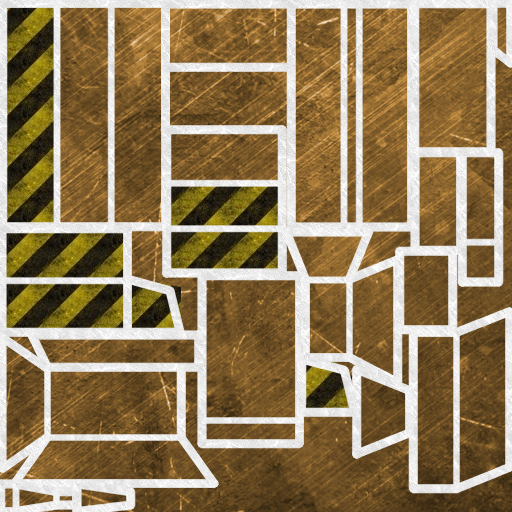
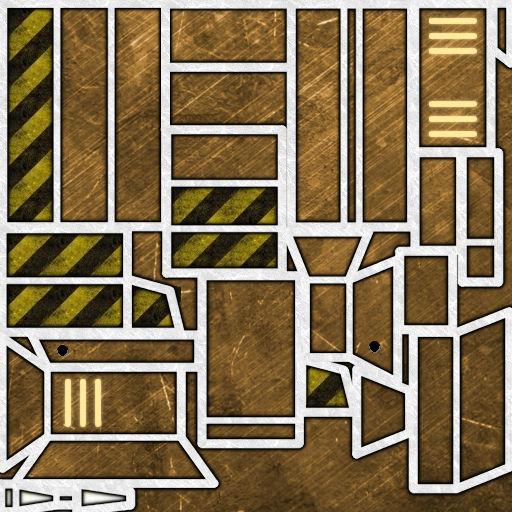
Comparing the layer stacks of the two 512×512 images. Changes:
added layer "perno" above "perimetro" over [57, 341, 381, 357]
added layer "perimetro copia #6" above "perimetro copia #5" over [0, 7, 512, 512]
added layer "perimetro copia #5" above "perimetro copia #4" over [0, 7, 512, 512]
added layer "perimetro copia #4" above "perimetro copia #3" over [0, 7, 512, 512]
added layer "perimetro copia #3" above "perimetro copia #2" over [0, 7, 512, 512]
added layer "perimetro copia #2" above "perimetro copia #1" over [0, 7, 512, 512]
added layer "perimetro copia #1" above "perimetro copia" over [0, 7, 512, 512]
added layer "perimetro copia" above "fanger" over [0, 7, 512, 512]
added layer "luci copia" above "luci" over [59, 12, 483, 433]
added layer "luci" above "nano" over [65, 18, 477, 427]
added layer "nano" above "Livello incollato copia" over [4, 487, 130, 512]
